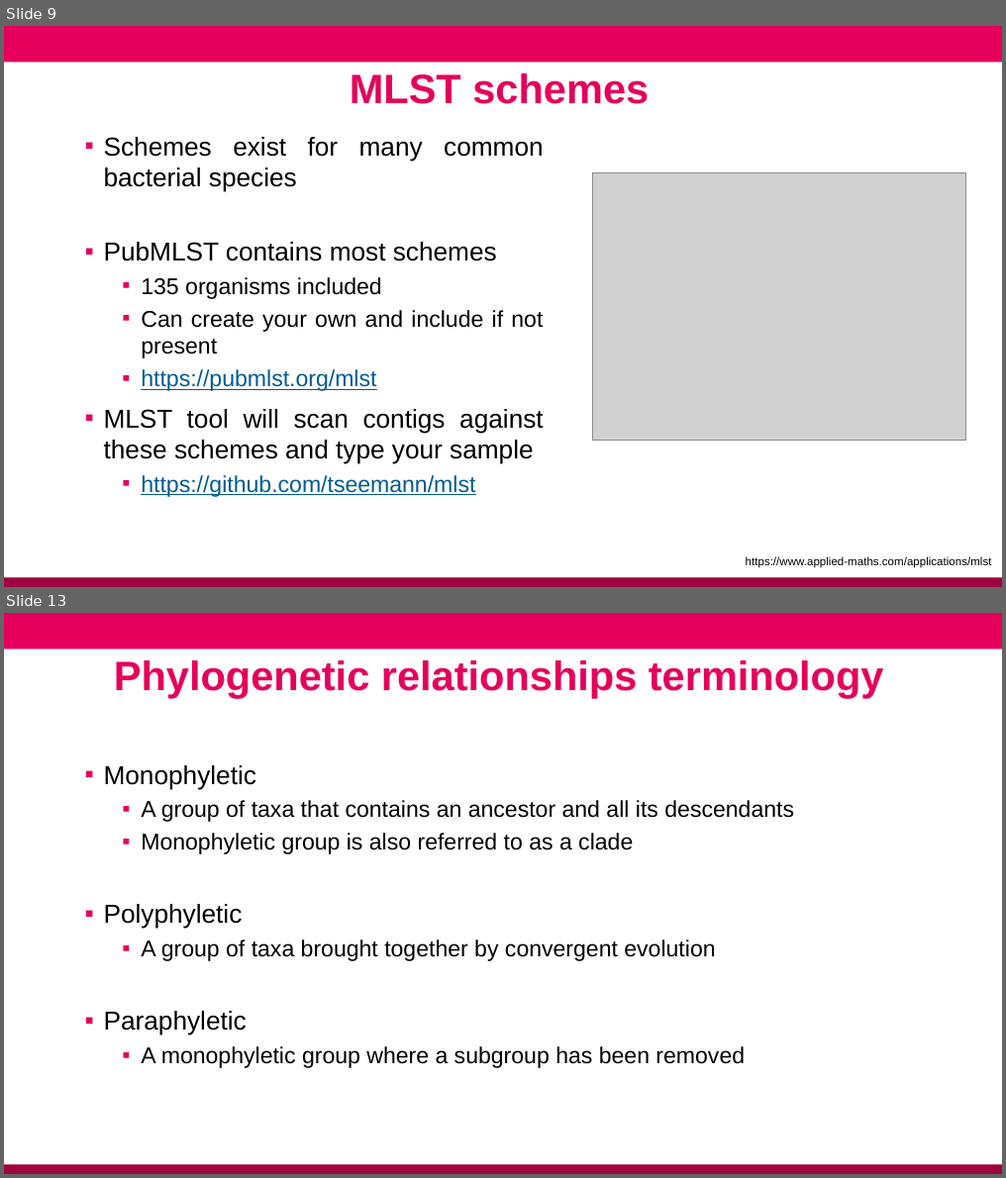
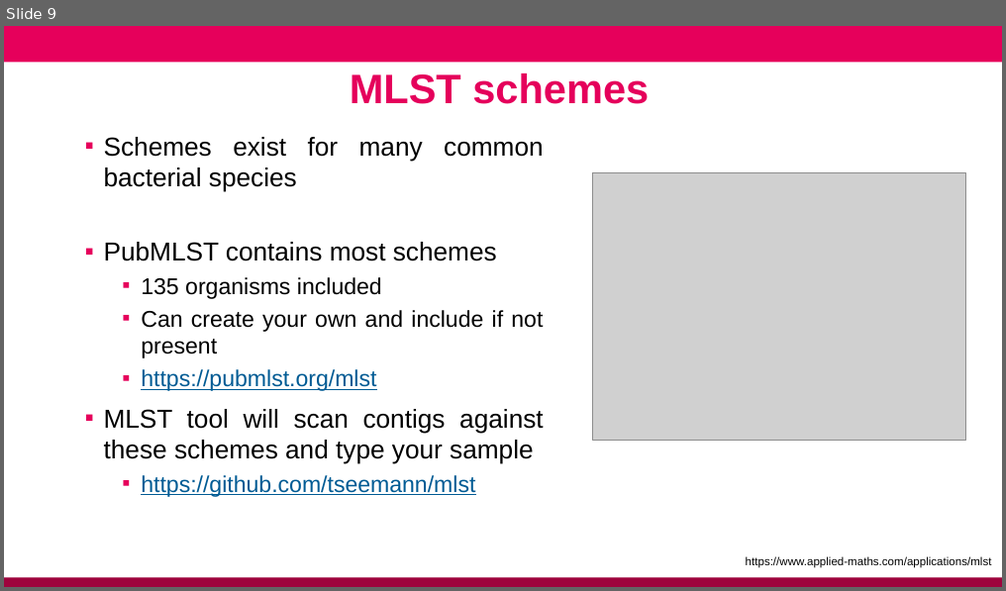
Before and after one commit to conmeehan/conmeehan.github.io, a slide deck: PathogenDataCourse/SlideSets/StrainTypingAndGenEpi.pptx. Shown one above the other, each under a label of ours: slides 9 and 13 before the commit, slide 9 after it; the slides between them are not shown. The pictures are 1006x1178 and 1006x591 pixels, drawn with LibreOffice and Linux fonts; fonts in the diff are those of the drawing; grey boxes stand for pictures; background and template pictures are left out. Boxes give left, top, right and bottom in pixels: in the first picture for what was removed or moved away, otherwise in the second. Text is boxed around its words. In the diff, an @@ line names an element or a change of style, - is before the commit and + after.

```diff
--- a/PathogenDataCourse/SlideSets/StrainTypingAndGenEpi.pptx
+++ b/PathogenDataCourse/SlideSets/StrainTypingAndGenEpi.pptx
@@ slide 13 removed at (x1=4, y1=613, x2=1002, y2=1174), background #FFFFFF; not listed: 2 template elements that a slide beside it also shows @@
@@ text removed at (x1=114, y1=661, x2=884, y2=698) @@
-Phylogenetic relationships terminology
@@ text removed at (x1=104, y1=765, x2=794, y2=1068) @@
-▪ Monophyletic
-  ▪ A group of taxa that contains an ancestor and all its descendants
-  ▪ Monophyletic group is also referred to as a clade
-▪ Polyphyletic
-  ▪ A group of taxa brought together by convergent evolution
-▪ Paraphyletic
-  ▪ A monophyletic group where a subgroup has been removed
```
Also in this commit, not shown: 5 slides added, 40 other slides removed, 1 other file.
